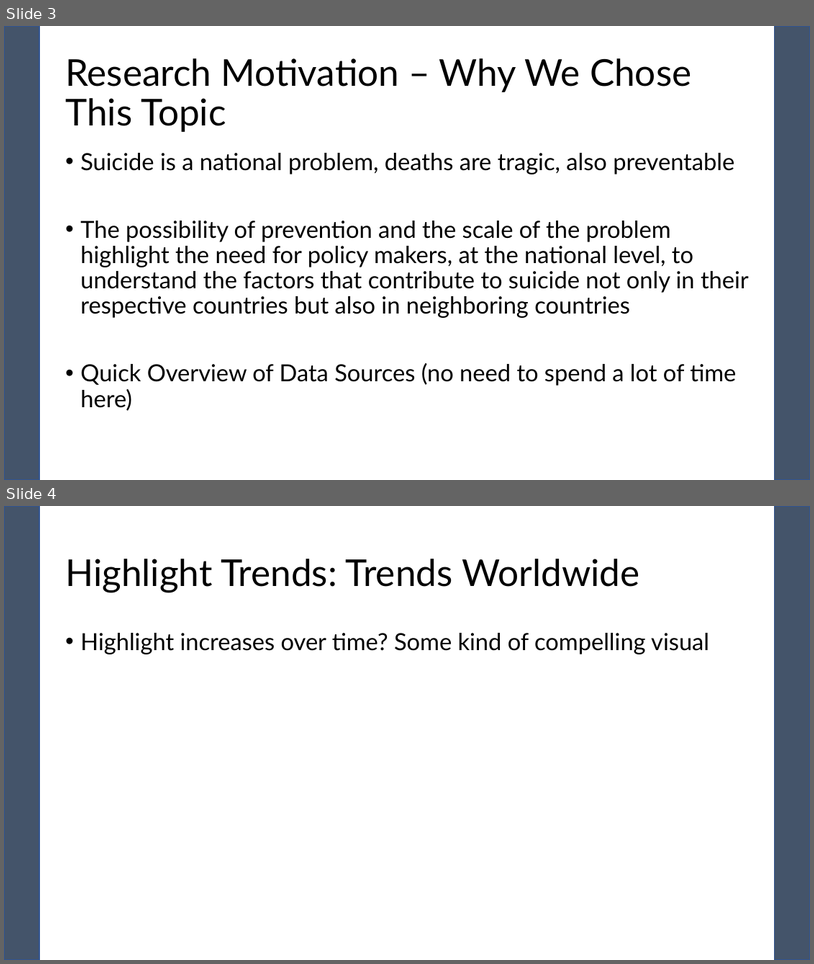
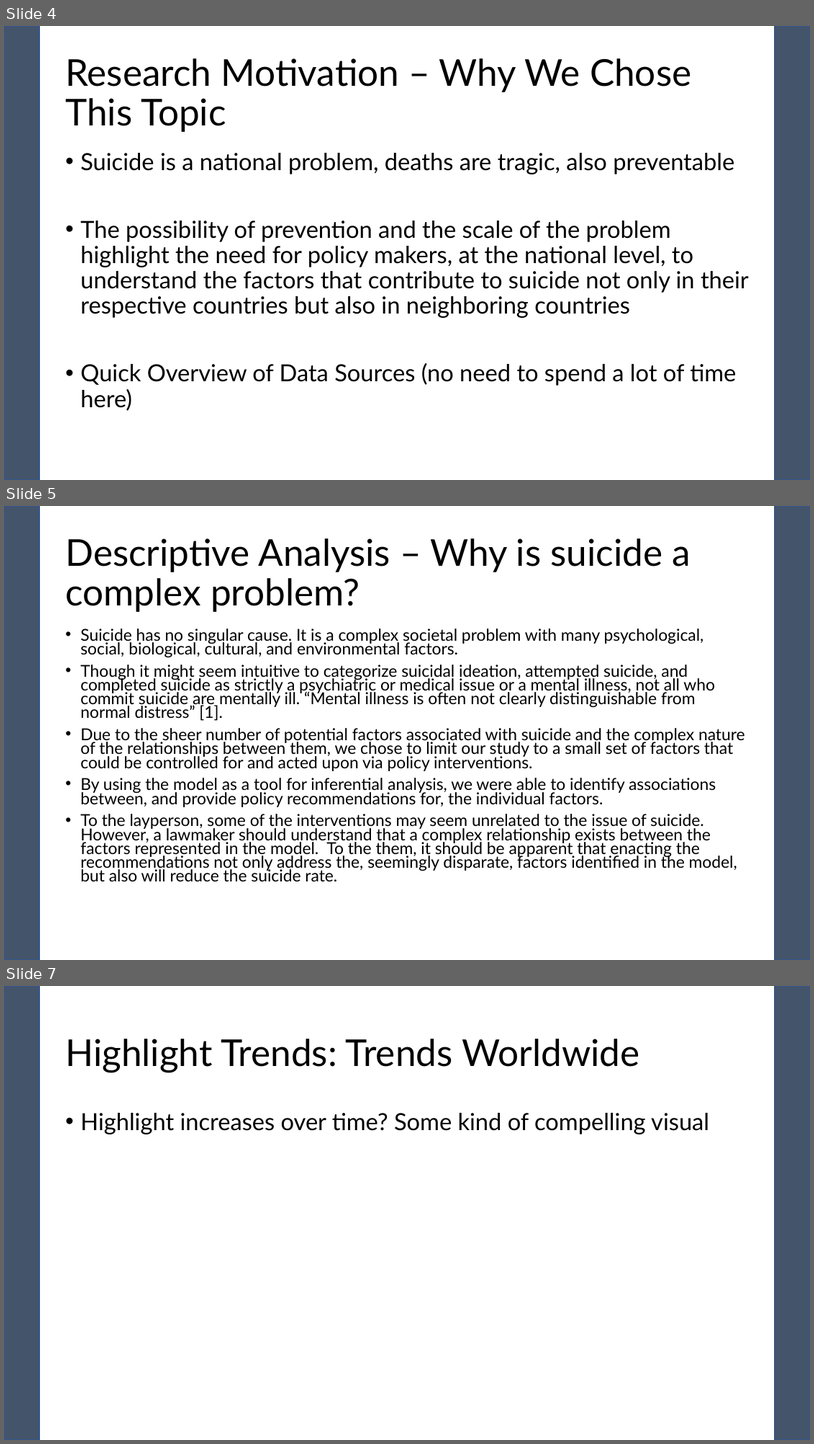
Before and after one commit to pewilliams/regression-mei-team-proj, a slide deck: presentation/Team-25_Sam.pptx. Shown one above the other, each under a label of ours: slides 3 and 4 before the commit, slides 4, 5 and 7 after it; the slides between them are not shown. The pictures are 814x964 and 814x1444 pixels, drawn with LibreOffice and Linux fonts; fonts in the diff are those of the drawing. Boxes give left, top, right and bottom in pixels: in the first picture for what was removed or moved away, otherwise in the second. Text is boxed around its words. In the diff, an @@ line names an element or a change of style, - is before the commit and + after.

Commit message:
Updated presentation with Descriptive Analysis and Recommendations slides

```diff
--- a/presentation/Team-25_Sam.pptx
+++ b/presentation/Team-25_Sam.pptx
@@ slide 5 added at box(4, 506, 810, 960), background #FFFFFF; not listed: 2 template elements that a slide beside it also shows @@
@@ title added at box(65, 538, 691, 612), 44 pt, text #000000 @@
+Descriptive Analysis – Why is suicide a complex problem?
@@ text added at box(80, 628, 746, 882), 19.6 pt, text #000000 @@
+• Suicide has no singular cause. It is a complex societal problem with many psychological, social, biological, cultural, and environmental factors.
+• Though it might seem intuitive to categorize suicidal ideation, attempted suicide, and completed suicide as strictly a psychiatric or medical issue or a mental illness, not all who commit suicide are mentally ill. “Mental illness is often not clearly distinguishable from normal distress” [1].
+• Due to the sheer number of potential factors associated with suicide and the complex nature of the relationships between them, we chose to limit our study to a small set of factors that could be controlled for and acted upon via policy interventions.
+• By using the model as a tool for inferential analysis, we were able to identify associations between, and provide policy recommendations for, the individual factors.
+• To the layperson, some of the interventions may seem unrelated to the issue of suicide. However, a lawmaker should understand that a complex relationship exists between the factors represented in the model. To the them, it should be apparent that enacting the recommendations not only address the, seemingly disparate, factors identified in the model, but also will reduce the suicide rate.
@@ what was slide 3 is now slide 4 @@
@@ what was slide 4 is now slide 7 @@
```
Also in this commit, not shown: 4 slides changed, 3 other slides added, 1 other file.
